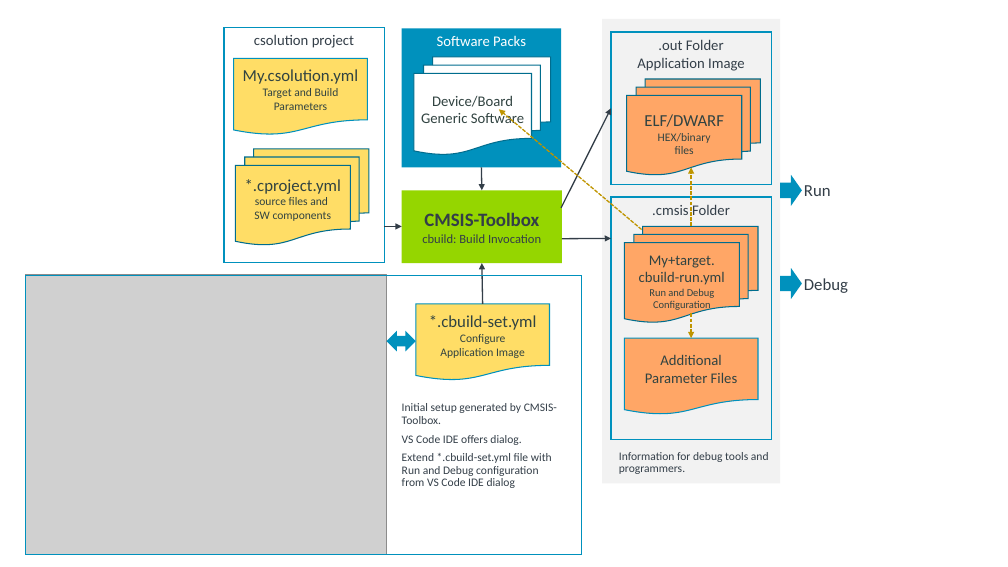
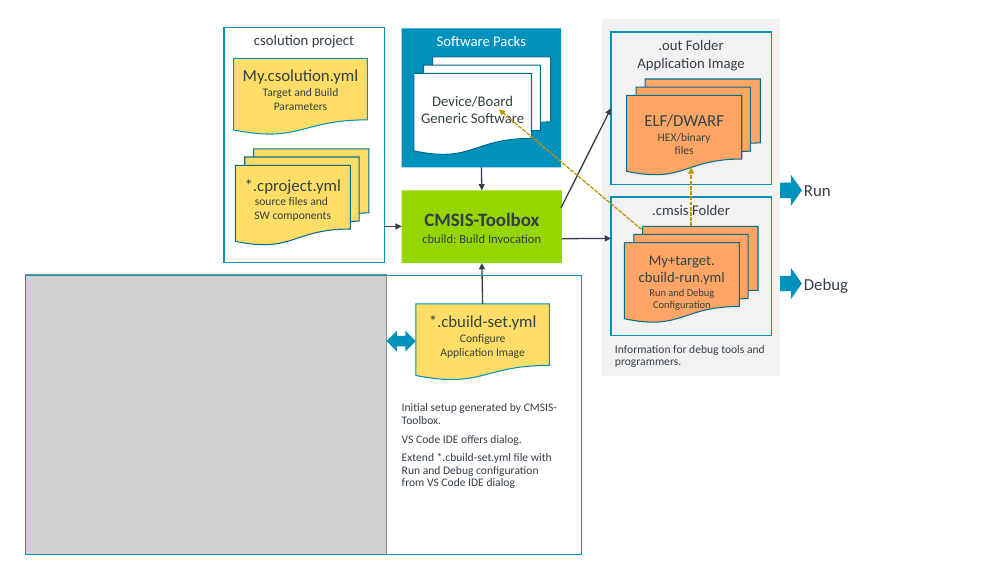
Before and after one commit to Open-CMSIS-Pack/cmsis-toolbox, a slide deck: slide 55 of docs/images/overview.pptx. Drawn at 1008x567 pixels with LibreOffice and Linux fonts; fonts in the diff are those of the drawing; grey boxes stand for pictures. Boxes give left, top, right and bottom in pixels: in the first picture for what was removed or moved away, otherwise in the second. Text is boxed around its words. In the diff, an @@ line names an element or a change of style, - is before the commit and + after.

```diff
--- a/docs/images/overview.pptx
+++ b/docs/images/overview.pptx
@@ rectangle: place and size @@
-rectangle at [603,19,780,484]
+rectangle at [603,19,780,376]
@@ rectangle ".cmsis Folder": place and size @@
-rectangle ".cmsis Folder" at [611,197,771,440]
+rectangle ".cmsis Folder" at [611,197,771,336]
@@ arrow removed from (691, 313) to (691, 338) @@
@@ text "Information for debug tools and ...": place and size @@
-text "Information for debug tools and ..." at [619,452,769,474]
+text "Information for debug tools and ..." at [615,345,765,367]
@@ flow chart document removed at [625,338,758,414] @@
-Additional Parameter Files
```
Also in this commit, not shown: 1 other slide changed, 4 other files.
